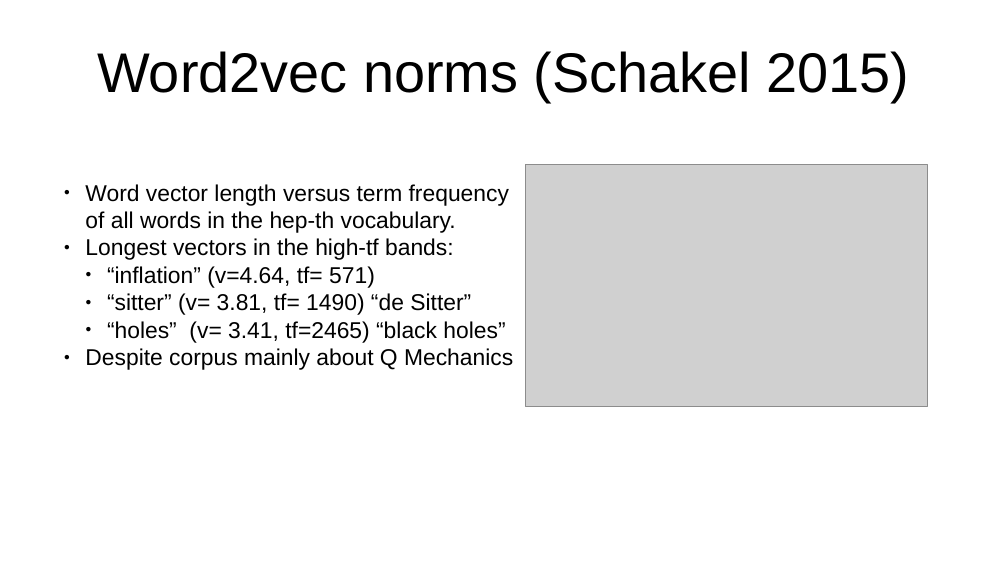
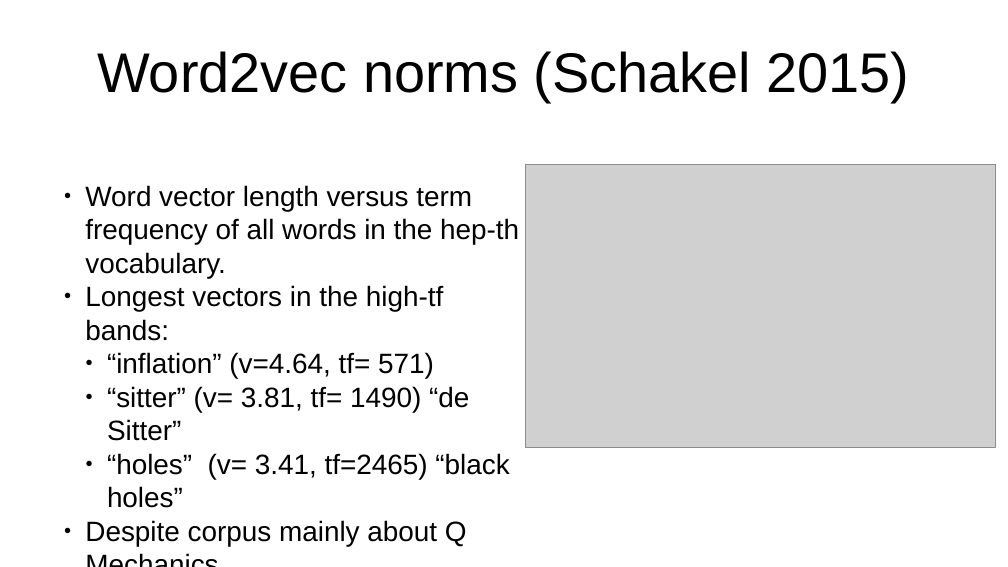
Before and after one commit to vackosar/fasttext-vector-norms-and-oov-words, a slide deck: slide 5 of presentation.odp. Drawn at 1008x567 pixels with LibreOffice and Linux fonts; fonts in the diff are those of the drawing; grey boxes stand for pictures. Boxes give left, top, right and bottom in pixels: in the first picture for what was removed or moved away, otherwise in the second. Text is boxed around its words. In the diff, an @@ line names an element or a change of style, - is before the commit and + after.

```diff
--- a/presentation.odp
+++ b/presentation.odp
@@ text "Word vector length versus term ..." at <box>85,185,519,546</box>: size 18 to 22 pt @@
@@ picture: place and size @@
-picture at <box>526,165,928,407</box>
+picture at <box>526,165,996,448</box>
```
Also in this commit, not shown: 4 other slides changed.
